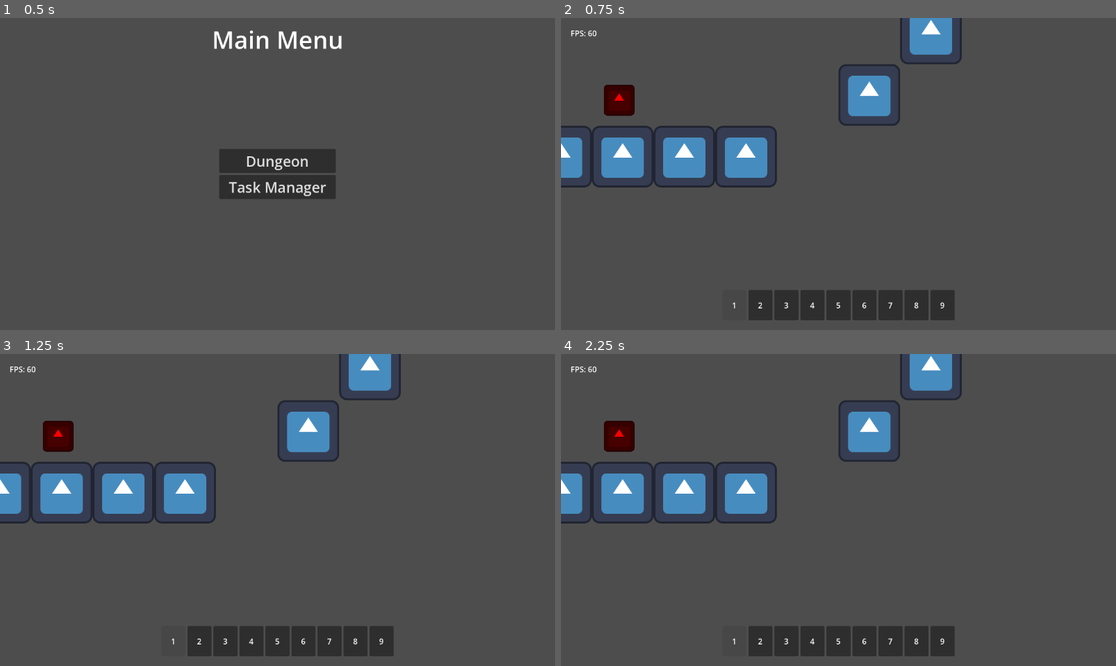
Above: before the commit, frames 1-4 (two rows, left to right).
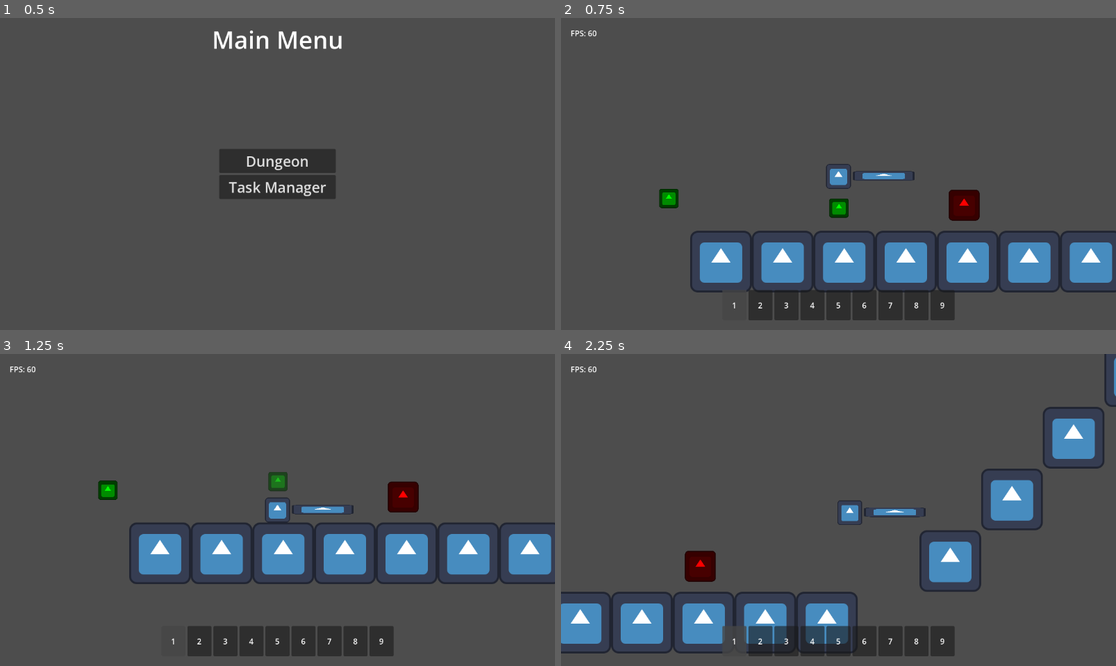
Above: after the commit, the same moments.

Repository: TheHumanMRP/RPG-Life-Tracker
Game: Godot game, scene res://Folders/Systems/Main/Scenes/main_scene.tscn
Two runs of this game, one before a commit and one after it. Both use one fixed random seed, a clock stepped at 60 frames per second and the inputs below. The engine's default icon, where the game draws it, is replaced by a stand-in: a white triangle on a blue panel in a dark square.
Inputs (mouse positions are in pixels of both pictures, inside the frame that each line leads up to):
- Up to frame 1 (0.5 s): no input
- Up to frame 2 (0.75 s): click "Dungeon" at 0.5 s
- Up to frame 3 (1.25 s): no input
- Up to frame 4 (2.25 s): move the mouse to (733, 641) at 1.27 s; hold D (move_right) from 1.28 s (still down); tap T (add_test_sword) at 1.35 s; click (733, 641) at 1.42 s; tap Space (jump) at 1.52 s; move the mouse to (760, 641) at 2.02 s; tap E (equip_item) at 2.1 s; click (760, 641) at 2.17 s

Frame 1 is identical in both runs. In frame 2, 17% of the frame differs, in the area x 0-100%, y 0-88%; in frame 3, 17%; in frame 4, 18%, in the area x 0-100%, y 0-96%.
Error before the commit: Parse Error: Could not find type "Inven" in the current scope. (res://Folders/Systems/Player/player.gd:14)
Error after the commit: Invalid call. Nonexistent function 'get_inventory_manager' in base 'Node (info_getter.gd)'. (res://Folders/Systems/Player/player.gd:52)

Commit message:
Auto commit at 2026-09-14 20:18:13

Diff:
--- a/Folders/Systems/Player/player.gd
+++ b/Folders/Systems/Player/player.gd
@@ -11,7 +11,7 @@
 
 var health_component: HealthComponent
 var movement_component: MovementComponent
-var inventory_logic_component: Inven
+var inventory_manager: InventoryManager
 
 var facing_direction: int
 
@@ -49,12 +49,12 @@
 
 	health_component = HealthComponent.new()
 	movement_component = MovementComponent.new()
-	inventory_logic_component = InventoryLogicComponent.new()
+	inventory_manager = InfoGetter.get_inventory_manager()
 
 	var player_max_health: int = InfoGetter.get_player_max_health()
 	health_component.setup(player_max_health, "Player")
 
-	inventory_logic_component.setup(Constants.PLAYER_INVENTORY_NAME)
+	inventory_manager.setup(Constants.PLAYER_INVENTORY_NAME)
 
 	equipment_manager.setup(self)
 
